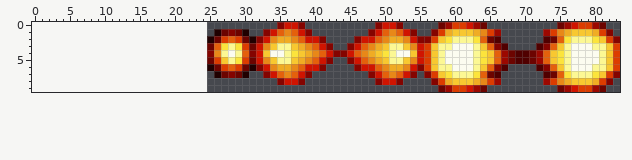
Edited in one commit: sprite sheet (assets/using/shots/shots_4.png). The picture above is the old version.
The file is 59x10 pixels. The old version is drawn lined up with the new one, on the new canvas.
The same view after the edit:
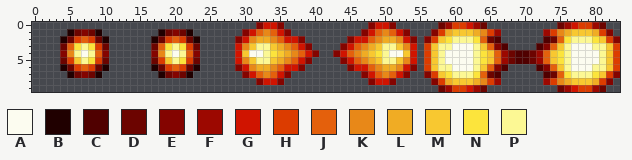
Palette (. is transparent): A #fcfcf0  B #200000  C #500000  D #6c0400  E #840400  F #9c0800  G #d01400  H #dc3c00  J #e4600c  K #e88818  L #f0ac24  M #f8c830  N #fce43c  P #fcf894
The commit says: Add 4th shot type and select enemy assets
The exact change:
canvas 59x10 -> 84x10, the old top-left corner now at 25,0
@@ x 2..57 @@
- 0 .................................EGGE..........EGGE.....
- 1 ........................BDEDB..EGJKJGE........EGJKJGE..E
- 2 .......................BDHJHDBEGKLLKJGGE....EGGJKLLKGEEH
- 3 .......................DJNPNHDGKMPPMLKJGE..EGJKLMPPMKGHM
- 4 .......................EKPAPJEGMAAPNMLKJGEEGJKLMNPAAMGHM
- 5 .......................DHMPNHDGKMPPMLKJGE..EGJKLMPPMKGHM
- 6 .......................BDHJHDBEGKLLKJGGE....EGGJKLLKGEHM
- 7 ........................BDEDB..EGJKJGE........EGJKJGE.EH
- 8 .................................EGGE..........EGGE....E
+ 0 ..............................EGGE............EGGE......
+ 1 ...BDEDB........BDEDB.......EGJKJGE..........EGJKJGE...E
+ 2 ..BDHJHDB......BDHJHDB.....EGKLLKJGGE......EGGJKLLKGE.EH
+ 3 ..DJNPNHD......DJNPNHD.....GKMPPMLKJGE....EGJKLMPPMKG.HM
+ 4 ..EKPAPJE......EKPAPJE.....GMAAPNMLKJGE..EGJKLMNPAAMG.HM
+ 5 ..DHMPNHD......DHMPNHD.....GKMPPMLKJGE....EGJKLMPPMKG.HM
+ 6 ..BDHJHDB......BDHJHDB.....EGKLLKJGGE......EGGJKLLKGE.HM
+ 7 ...BDEDB........BDEDB.......EGJKJGE..........EGJKJGE..EH
+ 8 ..............................EGGE............EGGE.....E
  9 ........................................................
Changed places in both pictures, as pixel boxes (x1, y1, x2, y2):
changed: (151, 22, 424, 85)
added: (60, 29, 109, 78)
